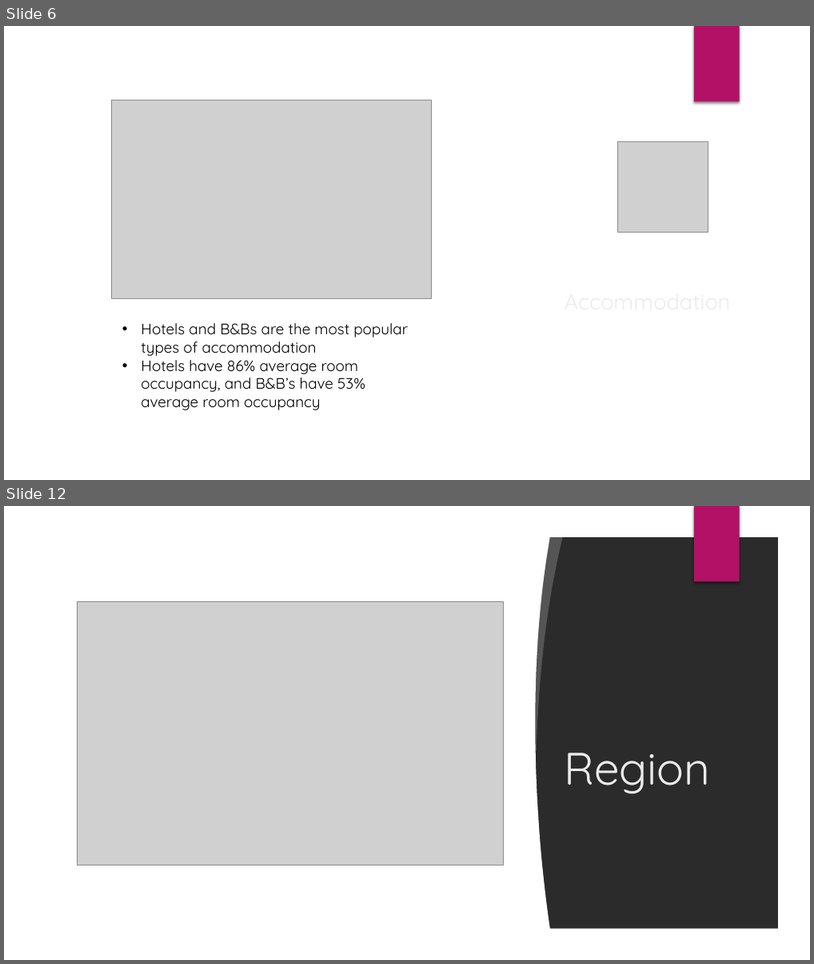
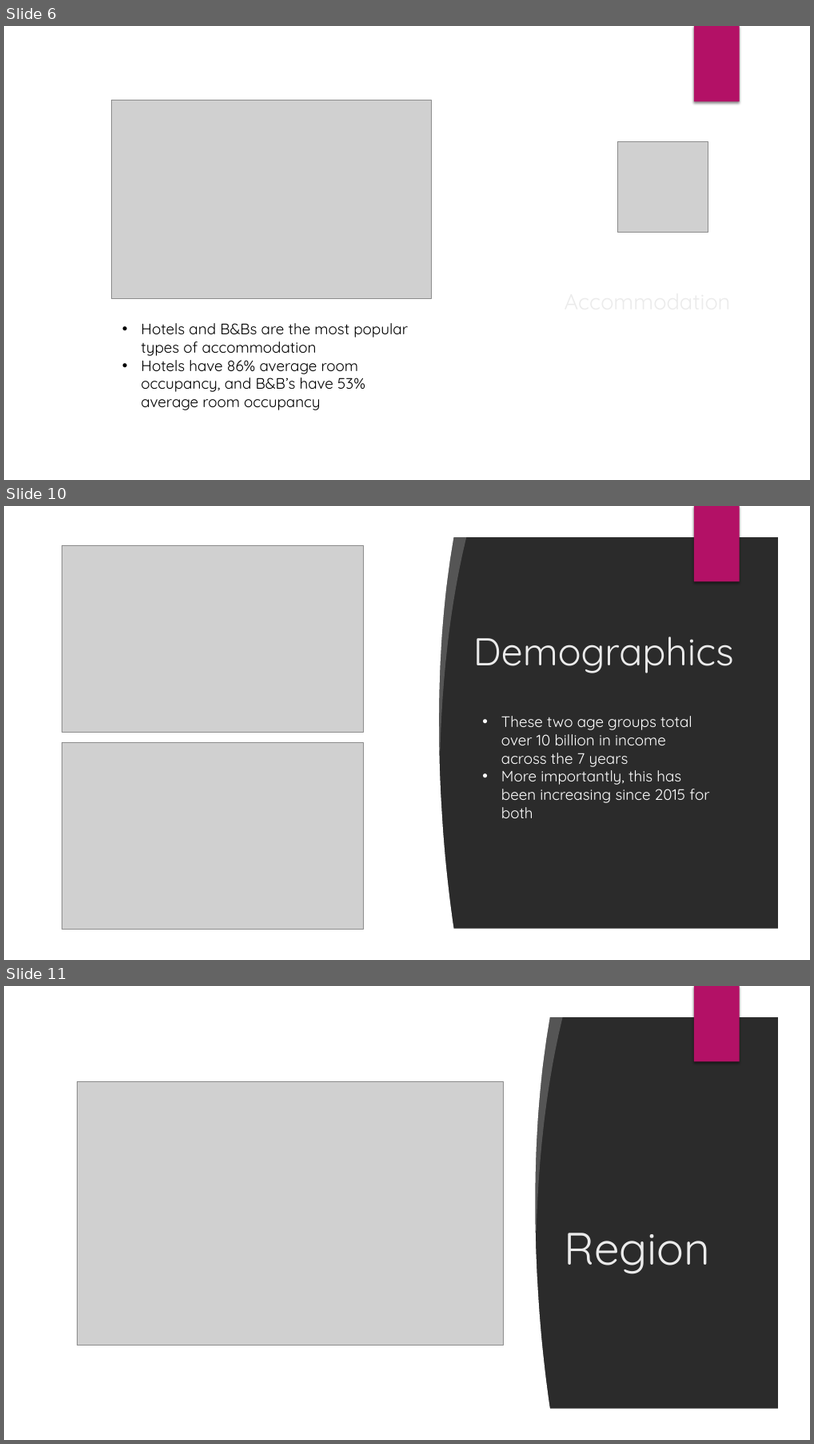
Before and after one commit to louiseshambrook/visit_scotland_final_project, a slide deck: presentation/visit_scotland_presentation.pptx. Shown one above the other, each under a label of ours: slides 6 and 12 before the commit, slides 6, 10 and 11 after it; the slides between them are not shown. The pictures are 814x964 and 814x1444 pixels, drawn with LibreOffice and Linux fonts; fonts in the diff are those of the drawing; grey boxes stand for pictures; background and template pictures are left out; a plain dark background stands for a picture behind light text. Boxes give left, top, right and bottom in pixels: in the first picture for what was removed or moved away, otherwise in the second. Text is boxed around its words. In the diff, an @@ line names an element or a change of style, - is before the commit and + after.

Commit message:
demographics slides updated
demographics slides updated

```diff
--- a/presentation/visit_scotland_presentation.pptx
+++ b/presentation/visit_scotland_presentation.pptx
@@ slide 10 added at (4,506,810,960), background picture (left out); not listed: 2 template elements that a slide beside it also shows @@
@@ rectangle added at (32,532,378,933), fill #FFFFFF @@
@@ picture added at (62,545,363,732) @@
@@ freeform shape added at (372,532,455,932), fill #FFFFFF @@
@@ freeform shape added at (421,532,467,752), fill #FFFFFF at 20% opacity @@
@@ title added at (474,636,734,673), 46 pt, text #EBEBEB @@
+Demographics
@@ text added at (502,716,710,818), 18 pt, text #FFFFFF @@
+• These two age groups total over 10 billion in income across the 7 years
+• More importantly, this has been increasing since 2015 for both
@@ picture added at (62,743,363,929) @@
@@ what was slide 12 is now slide 11 @@
```
Also in this commit, not shown: 1 slide changed, 2 other slides added, 4 slides removed.
